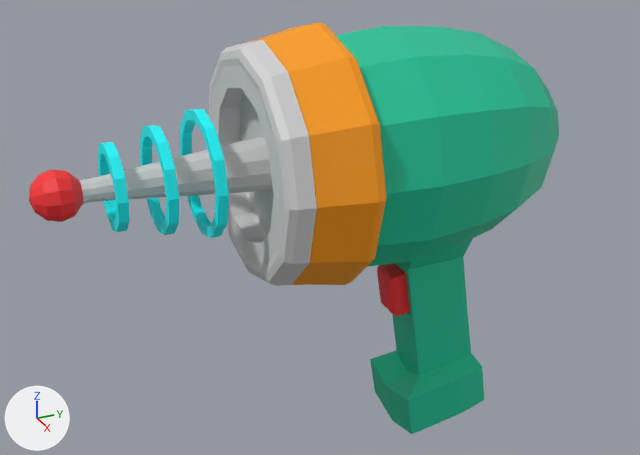
The FBX model Assets/Models/portal_gun/portal_gun.fbx, before and after one commit.
Camera for both pictures: a camera (50 mm lens) standing at (7.68, -2.83, 3.3) and looking at (-0.2, 0.72, -0.64). Lighting does not change. The marker at lower left points along +X, +Y and +Z. Where no turn or scale is listed for an object, it has been applied to the vertices. Vertices at the same position are counted once.

The scene before the commit, as lines of its bpy script (objects in view):
```python
me_sphere = bpy.data.meshes.new('Sphere')
me_sphere.from_pydata(...)  # 742 vertices, 752 faces; spans x -1.33..1.33, y -2.2..3.33, z -3.3..1.58
# faces by material slot: [180, 228, 84, 116, 144]
me_sphere.materials.append(mat_primary)  # cyan #14c69a
me_sphere.materials.append(mat_metal)  # light grey #d3d3d3
me_sphere.materials.append(mat_front)  # orange #ff9e00
me_sphere.materials.append(mat_accent)  # red #f92f33
me_sphere.materials.append(mat_glow)  # cyan #00fbff
ob_sphere = bpy.data.objects.new('Sphere', me_sphere)
ob_sphere.location = (0.0, 0.0, 0.0)
```
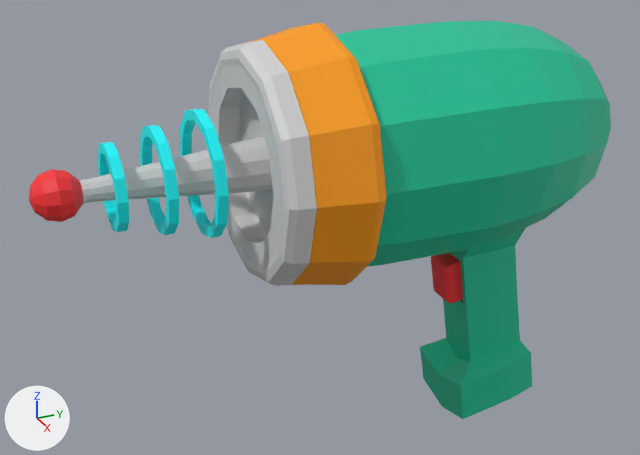
The newer file is also rescaled (x0.166), turned or shifted as a whole; pictures and numbers use the older file's frame.

Location of each change, [x1, y1, x2, y2] in pixels of the pictures (640 x 455 px; the box of a moved part takes in the faces that stretch with it):
'Sphere', reshaped (10% wider): before [29, 23, 559, 434]; after [29, 21, 611, 419]
part 1 of me_sphere, moved or reshaped: before [335, 26, 531, 434]; after [335, 21, 611, 419]

The edits, one by one:
me_sphere is used by ob_sphere; location (0.0, 0.0, 0.0).
me_sphere had 742 vertices, 752 faces and spanned x -1.33..1.33, y -2.2..3.33, z -3.3..1.58.
me_sphere now has 754 vertices, 764 faces and spans x -1.33..1.33, y -2.2..4.03, z -3.3..1.58.
Part 1, on me_sphere:
26 faces are deleted.
92 vertices in x -0.59..0.59, y 1.38..3.33, z -3.3..0.25 move by (0.0, 0.7, 0.0).
26 vertices in x -0.62..0.62, y 1.33..2.49, z -2.59..-0.81 move by (0.0, 0.69, 0.0).
47 vertices move from x -1.23..1.23, y 1.33..3.2, z -0.98..1.48 to x -1.23..1.23, y 1.03..3.53, z -0.97..1.47.
12 vertices are added at x -0.6..0.6, y 1.03..3.9, z -0.97..0.75.
38 new faces join them, mat_primary (cyan #14c69a).
